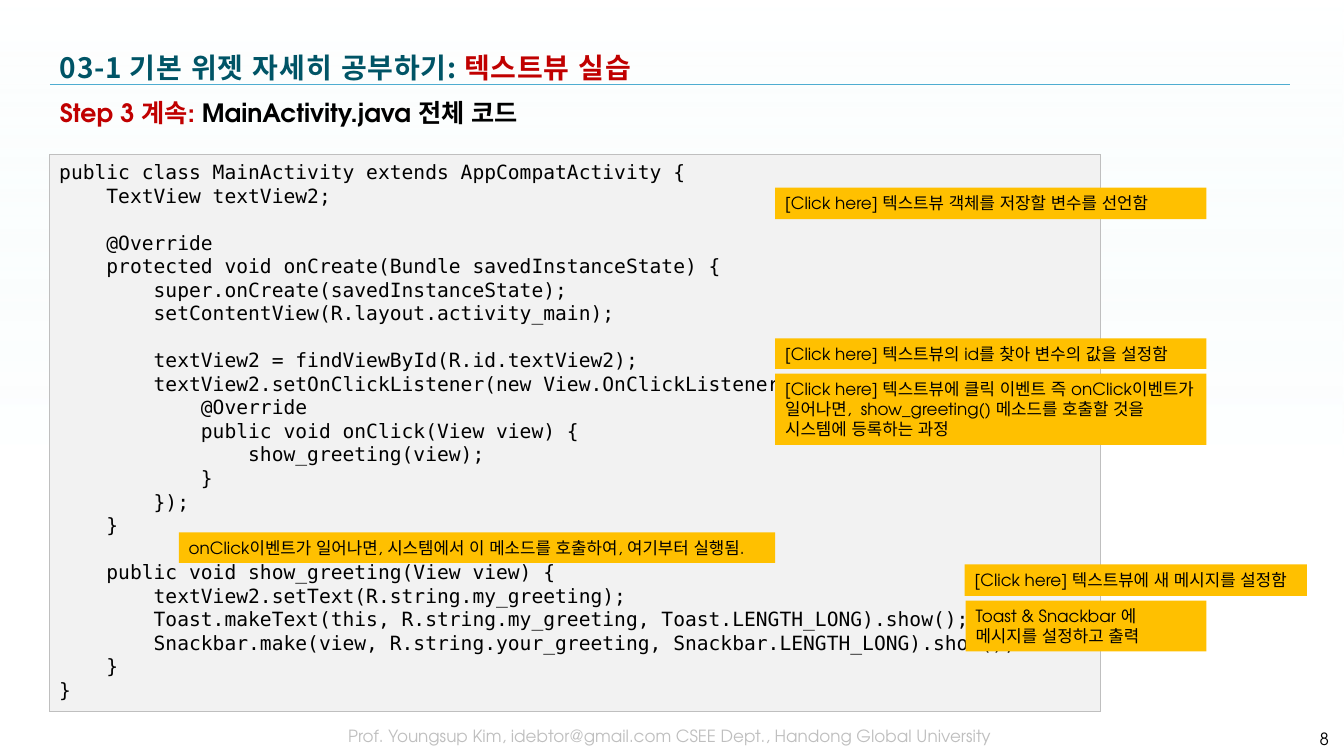
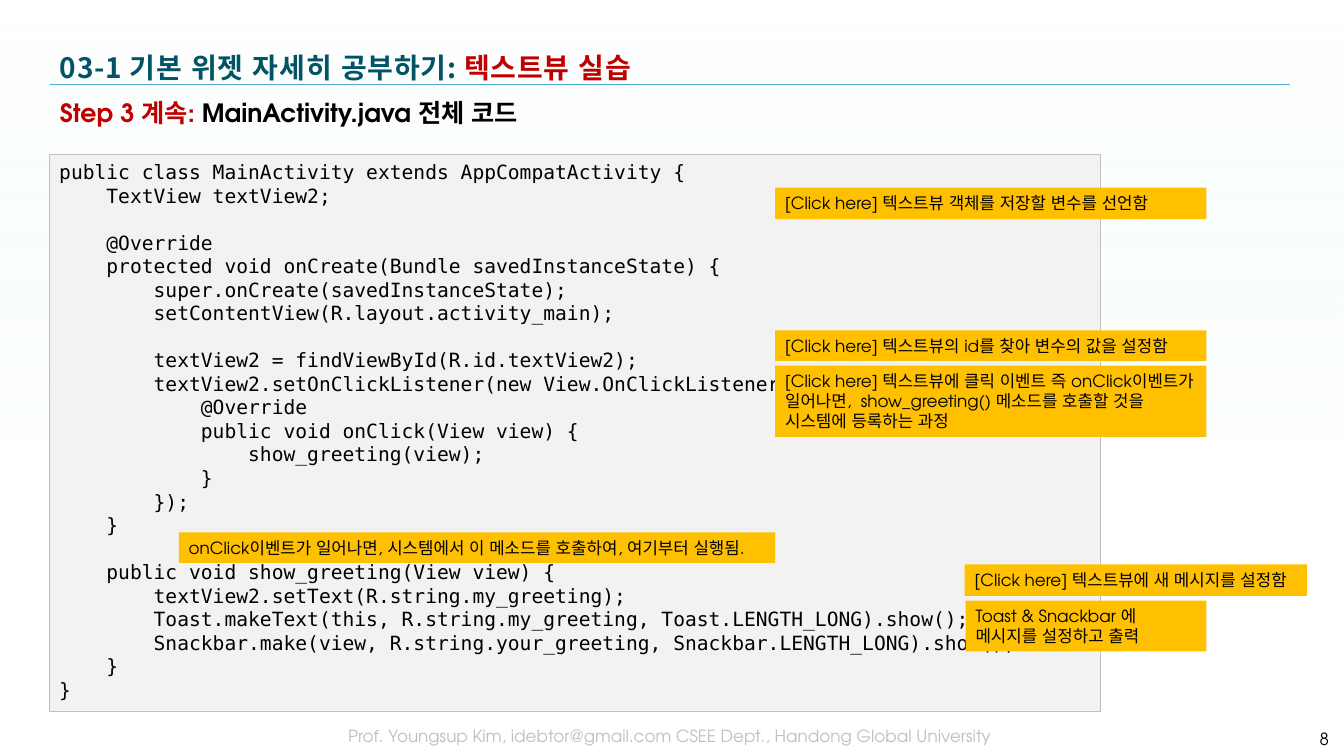
Before and after one commit to tae7841/HuStarAS, a slide deck: slide 8 of ppts/03Widget.pptx. Drawn at 1344x756 pixels with LibreOffice and Linux fonts; fonts in the diff are those of the drawing; background and template pictures are left out. Boxes give left, top, right and bottom in pixels: in the first picture for what was removed or moved away, otherwise in the second. Text is boxed around its words. In the diff, an @@ line names an element or a change of style, - is before the commit and + after.

```diff
--- a/ppts/03Widget.pptx
+++ b/ppts/03Widget.pptx
@@ rectangle "[Click here] 텍스트뷰의 id를 찾아 ...": place and size @@
-rectangle "[Click here] 텍스트뷰의 id를 찾아 ..." at <box>775,339,1207,369</box>
+rectangle "[Click here] 텍스트뷰의 id를 찾아 ..." at <box>775,331,1207,361</box>
@@ rectangle "[Click here] 텍스트뷰에 클릭 이벤트 ...": place and size @@
-rectangle "[Click here] 텍스트뷰에 클릭 이벤트 ..." at <box>775,374,1207,446</box>
+rectangle "[Click here] 텍스트뷰에 클릭 이벤트 ..." at <box>775,366,1207,438</box>
```
Also in this commit, not shown: 11 other slides changed, 7 slides added, 3 slides removed, 34 other files.
